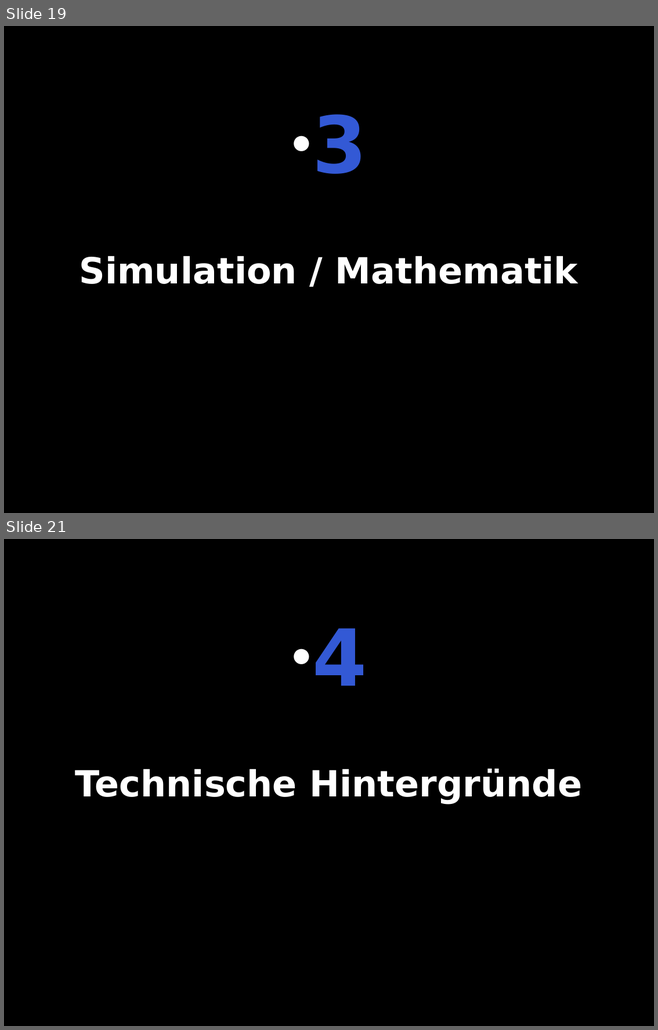
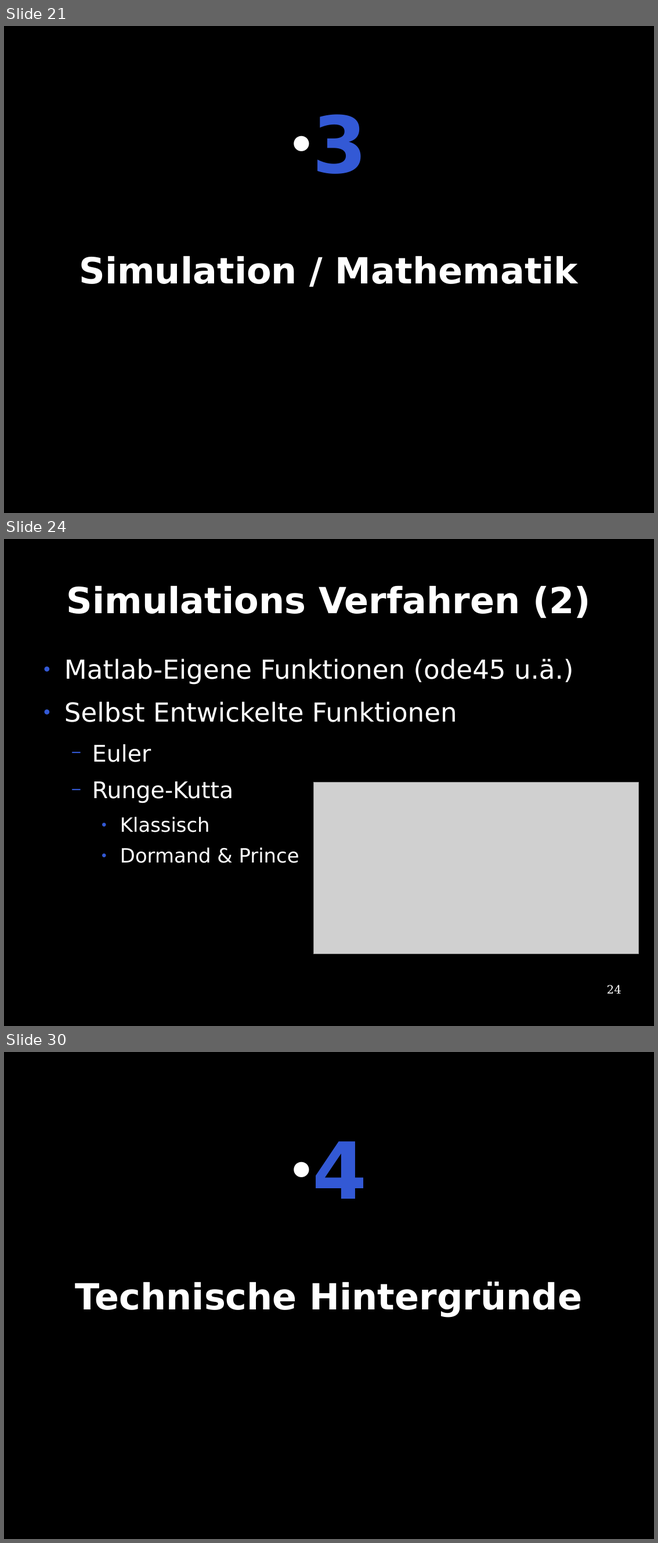
Before and after one commit to te-bachi/SimulationDoc, a slide deck: präsentation/Präsentation.odp. Shown one above the other, each under a label of ours: slides 19 and 21 before the commit, slides 21, 24 and 30 after it; the slides between them are not shown. The pictures are 658x1030 and 658x1543 pixels, drawn with LibreOffice and Linux fonts; fonts in the diff are those of the drawing; grey boxes stand for pictures. Boxes give left, top, right and bottom in pixels: in the first picture for what was removed or moved away, otherwise in the second. Text is boxed around its words. In the diff, an @@ line names an element or a change of style, - is before the commit and + after.

```diff
--- a/präsentation/Präsentation.odp
+++ b/präsentation/Präsentation.odp
@@ slide 24 added at (4,539,654,1026), background #000000 @@
@@ title added at (67,585,590,618), 44 pt, text #FFFFFF, bold @@
+Simulations Verfahren (2)
@@ text added at (64,658,574,863), 32 pt, text #FFFFFF @@
+● Matlab-Eigene Funktionen (ode45 u.ä.)
+● Selbst Entwickelte Funktionen
+  − Euler
+  − Runge-Kutta
+    ● Klassisch
+    ● Dormand & Prince
@@ picture added at (314,783,639,954) @@
@@ page number added at (607,985,621,994), 14 pt, text #FFFFFF @@
+24
@@ what was slide 19 is now slide 21 @@
@@ what was slide 21 is now slide 30 @@
```
Also in this commit, not shown: 14 slides changed, 14 other slides added, 6 slides removed.
